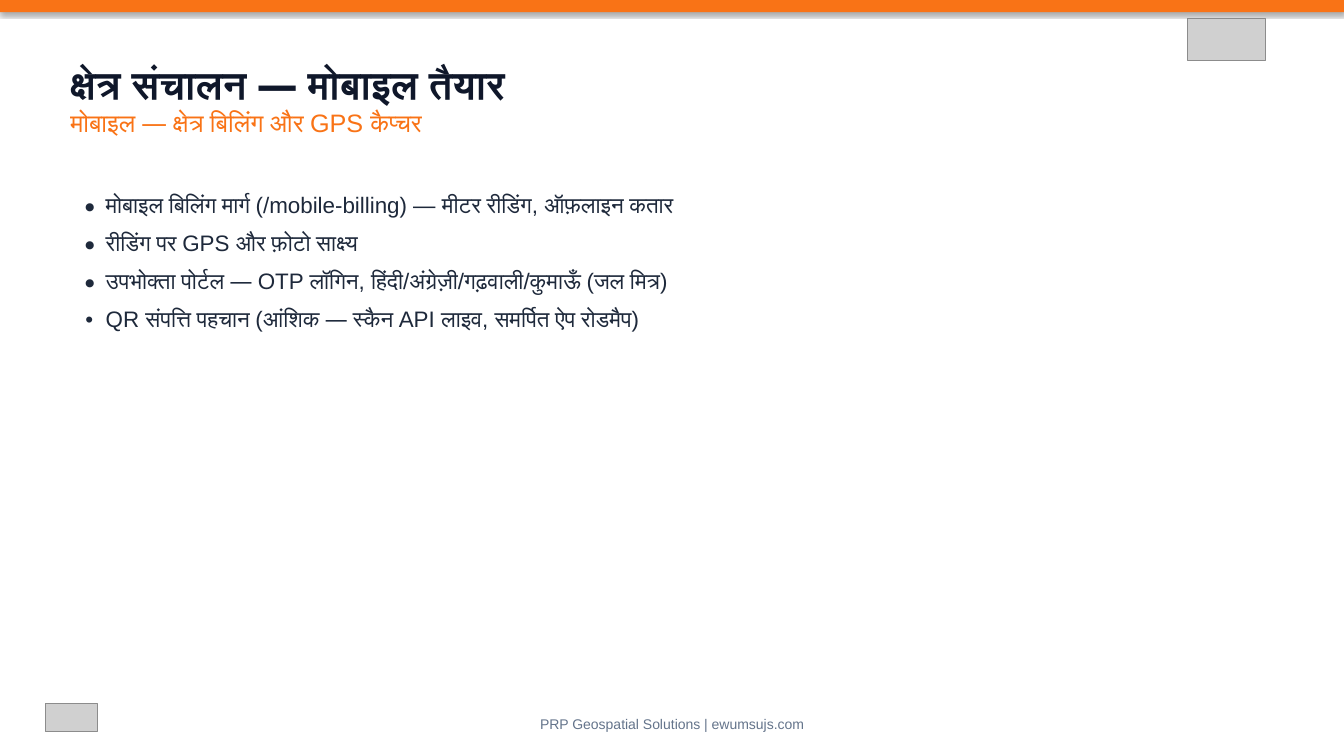
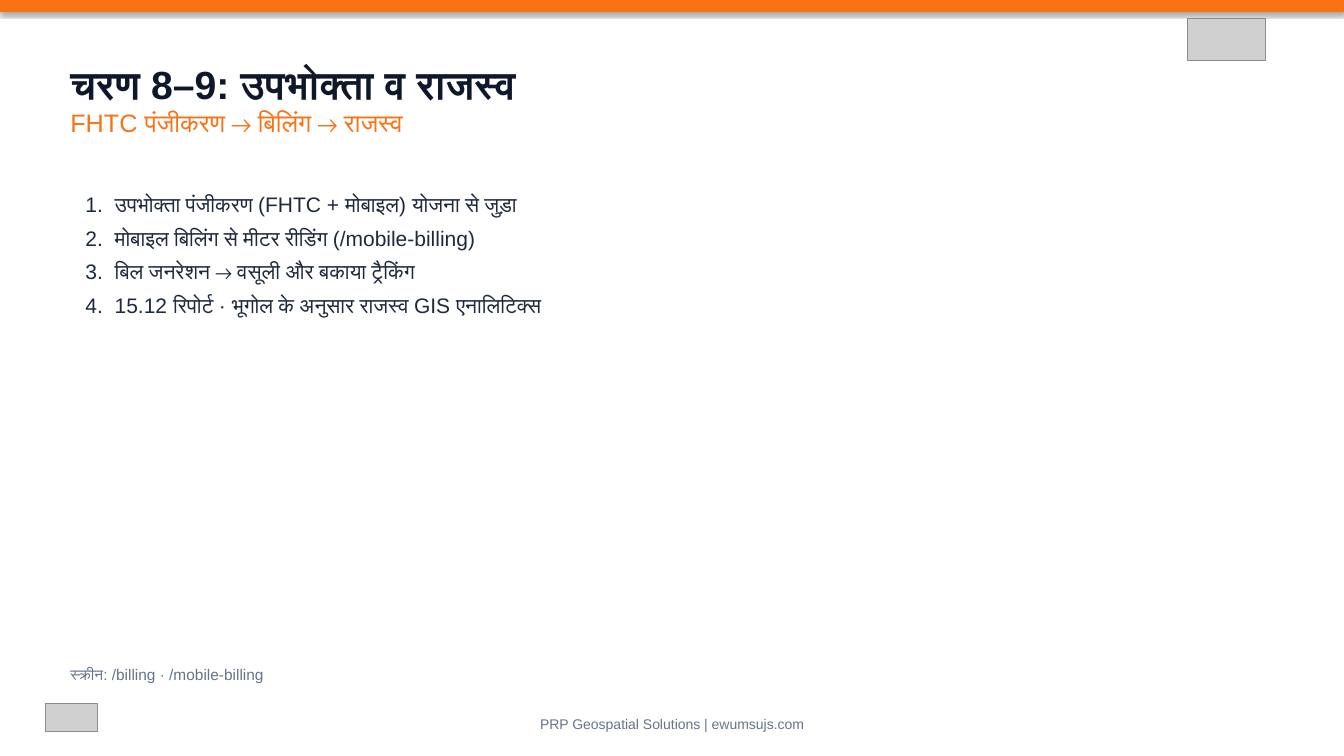
Before and after one commit to geospatialprp-dotcom/EWUMS, a slide deck: slide 9 of docs/ujs-presentation/EWUMS-UJS-Presentation-Hindi.pptx (slide 11 before the commit). Drawn at 1344x756 pixels with LibreOffice and Linux fonts; fonts in the diff are those of the drawing; grey boxes stand for pictures. Boxes give left, top, right and bottom in pixels: in the first picture for what was removed or moved away, otherwise in the second. Text is boxed around its words. In the diff, an @@ line names an element or a change of style, - is before the commit and + after.

```diff
--- a/docs/ujs-presentation/EWUMS-UJS-Presentation-Hindi.pptx
+++ b/docs/ujs-presentation/EWUMS-UJS-Presentation-Hindi.pptx
@@ text at box(70, 68, 515, 133): text changed @@
-क्षेत्र संचालन — मोबाइल तैयार
-मोबाइल — क्षेत्र बिलिंग और GPS कैप्चर
+चरण 8–9: उपभोक्ता व राजस्व
+FHTC पंजीकरण → बिलिंग → राजस्व
@@ text at box(85, 196, 541, 318): text changed; size 16 to 15 pt @@
-• मोबाइल बिलिंग मार्ग (/mobile-billing) — मीटर रीडिंग, ऑफ़लाइन कतार
-• रीडिंग पर GPS और फ़ोटो साक्ष्य
-• उपभोक्ता पोर्टल — OTP लॉगिन, हिंदी/अंग्रेज़ी/गढ़वाली/कुमाऊँ (जल मित्र)
-• QR संपत्ति पहचान (आंशिक — स्कैन API लाइव, समर्पित ऐप रोडमैप)
+1. उपभोक्ता पंजीकरण (FHTC + मोबाइल) योजना से जुड़ा
+2. मोबाइल बिलिंग से मीटर रीडिंग (/mobile-billing)
+3. बिल जनरेशन → वसूली और बकाया ट्रैकिंग
+4. 15.12 रिपोर्ट · भूगोल के अनुसार राजस्व GIS एनालिटिक्स
@@ text added at box(70, 668, 263, 683), 11 pt, text #64748B @@
+स्क्रीन: /billing · /mobile-billing
```
Also in this commit, not shown: 7 other slides changed, 3 other files.
